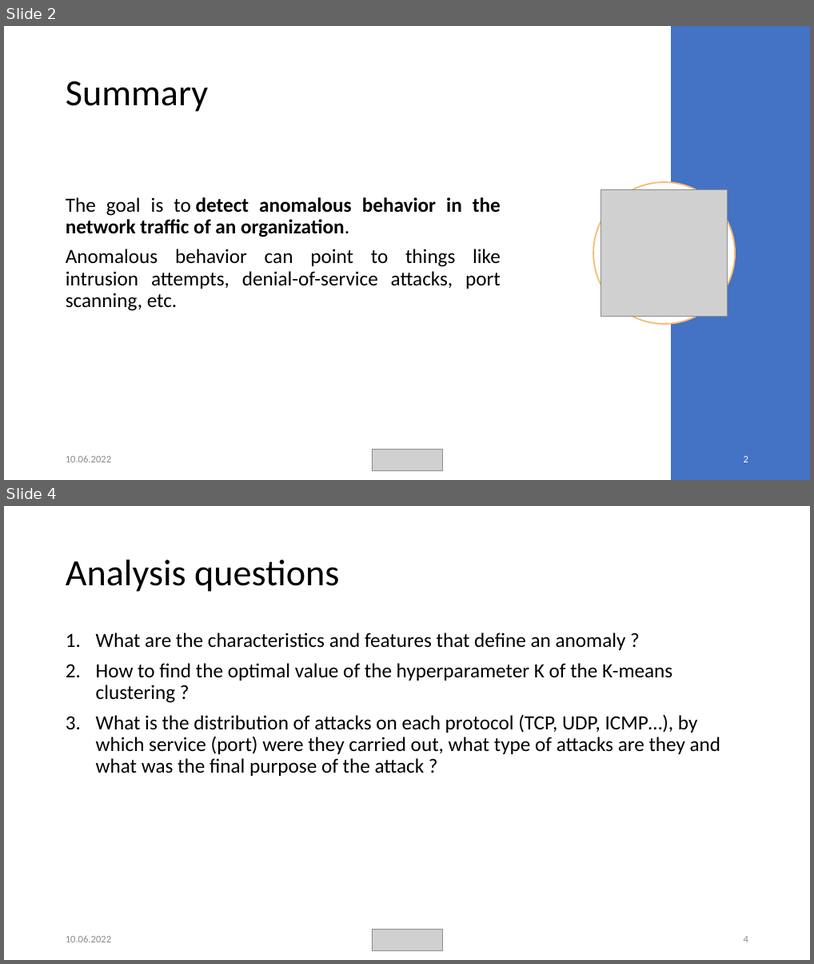
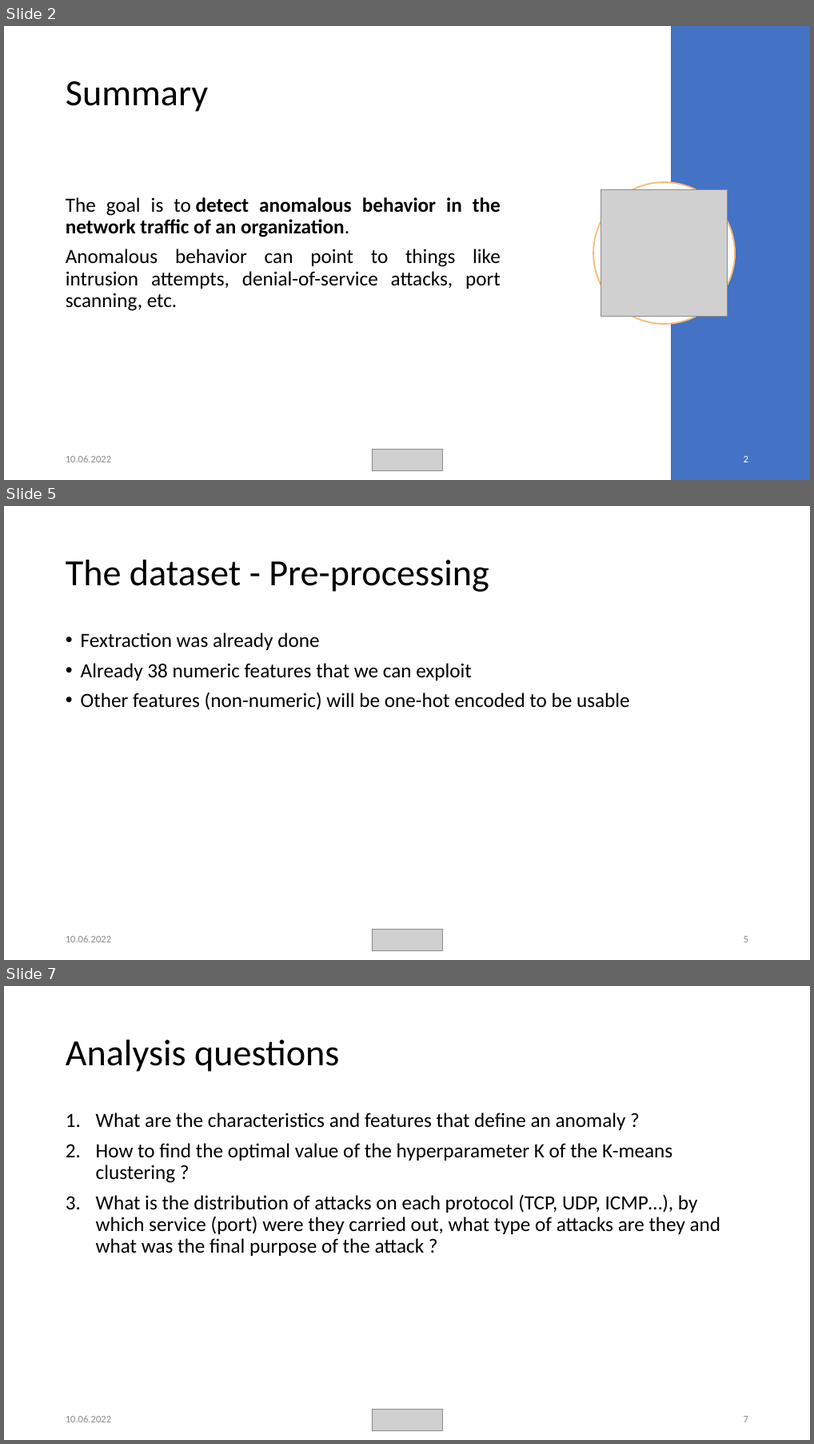
Before and after one commit to weevood/MA-BDA_Project, a slide deck: Documentation/Anomaly-Detection-in-Network-Traffic-with-K-means-Clustering.pptx. Shown one above the other, each under a label of ours: slides 2 and 4 before the commit, slides 2, 5 and 7 after it; the slides between them are not shown. The pictures are 814x964 and 814x1444 pixels, drawn with LibreOffice and Linux fonts; fonts in the diff are those of the drawing; grey boxes stand for pictures. Boxes give left, top, right and bottom in pixels: in the first picture for what was removed or moved away, otherwise in the second. Text is boxed around its words. In the diff, an @@ line names an element or a change of style, - is before the commit and + after.

```diff
--- a/Documentation/Anomaly-Detection-in-Network-Traffic-with-K-means-Clustering.pptx
+++ b/Documentation/Anomaly-Detection-in-Network-Traffic-with-K-means-Clustering.pptx
@@ slide 5 added at bbox=[4, 506, 810, 960], background #FFFFFF @@
@@ title added at bbox=[66, 560, 490, 592], 44 pt, text #000000 @@
+The dataset - Pre-processing
@@ text added at bbox=[81, 632, 630, 710], 24 pt, text #000000 @@
+• Fextraction was already done
+• Already 38 numeric features that we can exploit
+• Other features (non-numeric) will be one-hot encoded to be usable
@@ text added at bbox=[66, 935, 111, 942], 12 pt, text #8C8C8C @@
+10.06.2022
@@ picture added at bbox=[372, 928, 442, 951] @@
@@ page number added at bbox=[744, 936, 749, 942], 12 pt, text #8C8C8C @@
+5
@@ what was slide 4 is now slide 7 @@
@@ page number at bbox=[744, 1416, 749, 1422]: text changed @@
-4
+7
```
Also in this commit, not shown: 1 slide changed, 2 other slides added, 1 other file.
